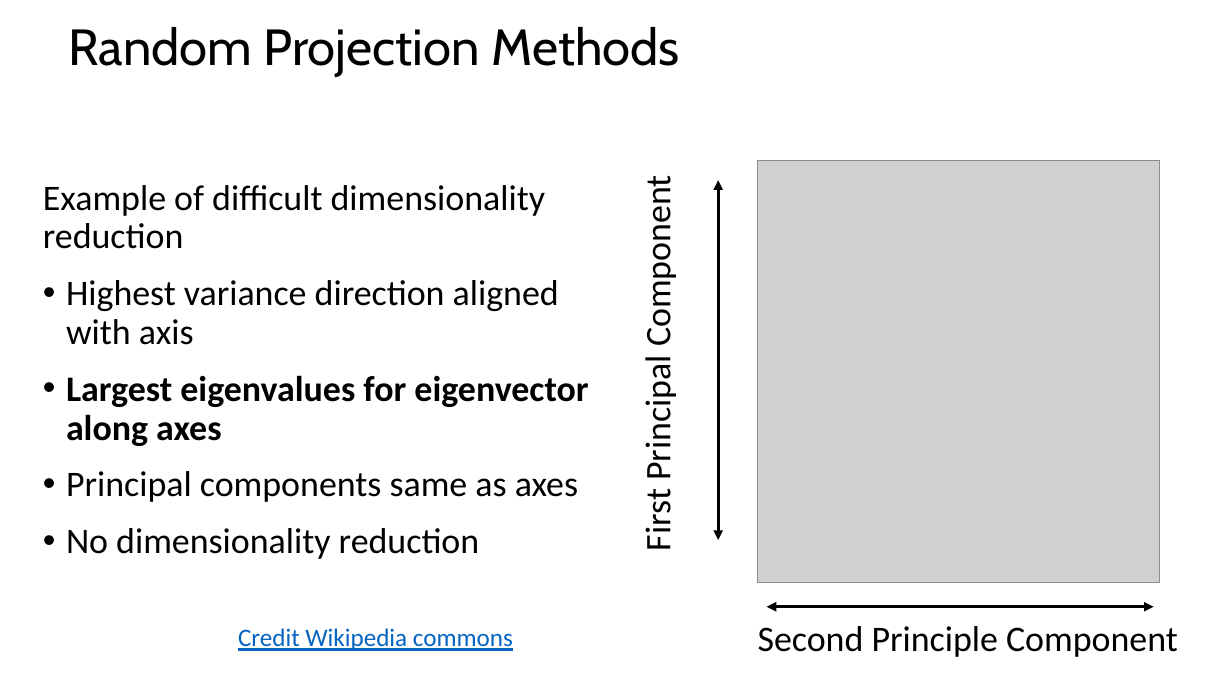
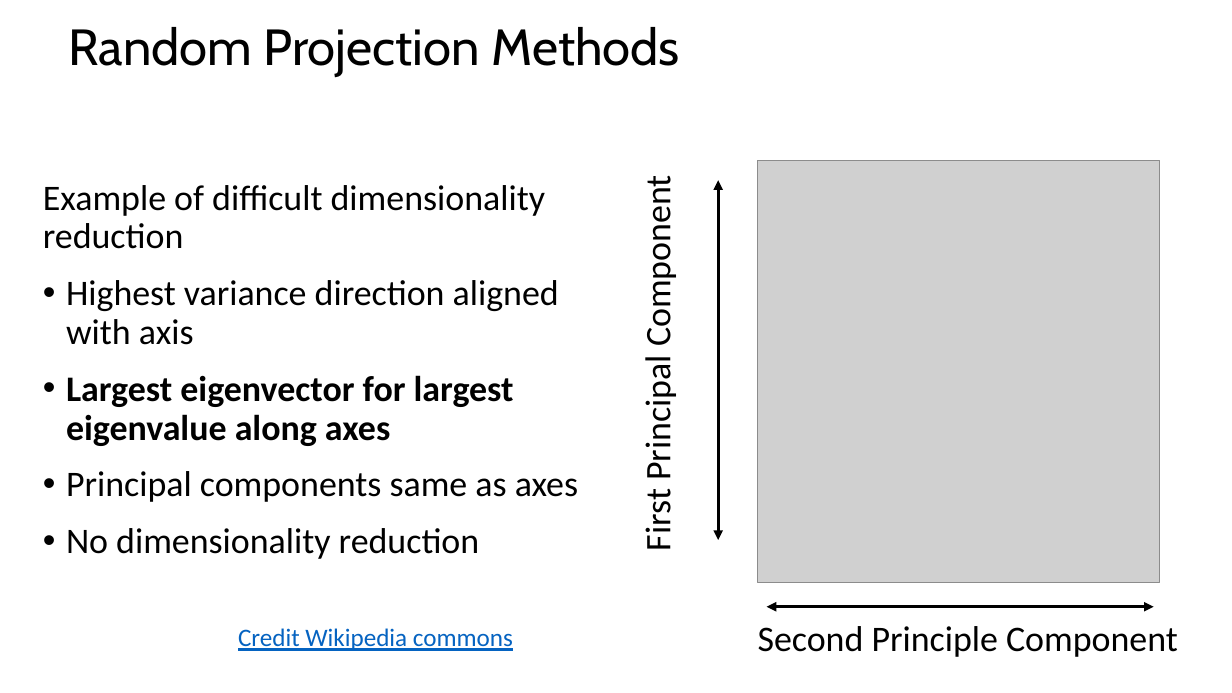
Before and after one commit to StephenElston/CSCI-E-108, a slide deck: slide 14 of slides/10_DimensionalityReduction_Part2.pptx (slide 15 before the commit). Drawn at 1232x693 pixels with LibreOffice and Linux fonts; fonts in the diff are those of the drawing; grey boxes stand for pictures. Boxes give left, top, right and bottom in pixels: in the first picture for what was removed or moved away, otherwise in the second. Text is boxed around its words. In the diff, an @@ line names an element or a change of style, - is before the commit and + after.

```diff
--- a/slides/10_DimensionalityReduction_Part2.pptx
+++ b/slides/10_DimensionalityReduction_Part2.pptx
@@ text at (x1=66, y1=375, x2=514, y2=446): text changed @@
-• Largest eigenvalues for eigenvector along axes
+• Largest eigenvector for largest eigenvalue along axes
```
Also in this commit, not shown: 7 other slides changed, 6 slides added.
